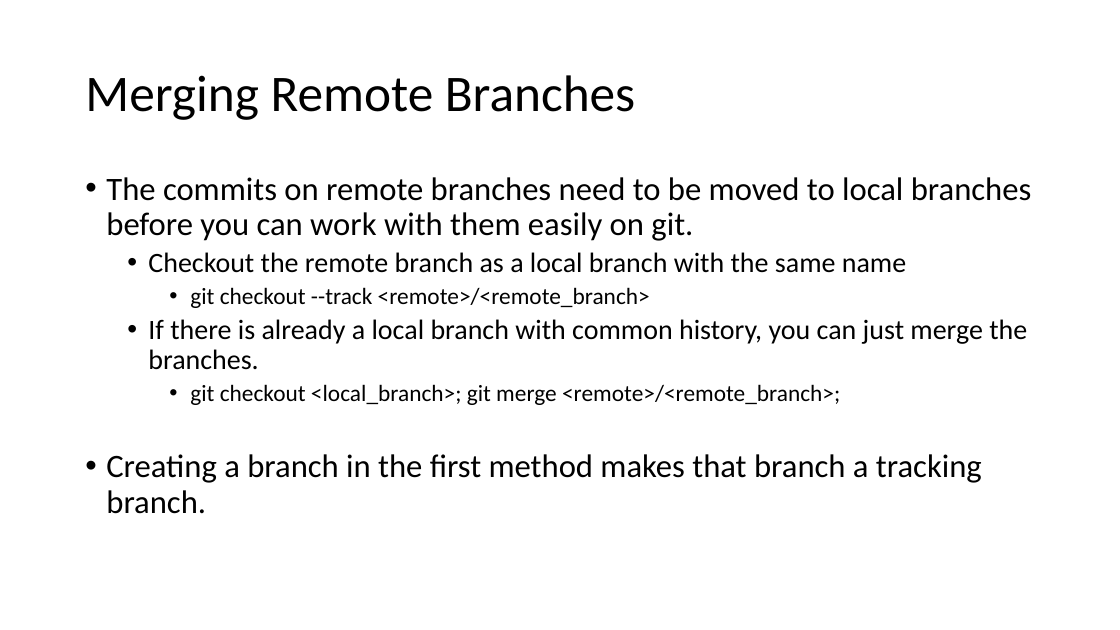
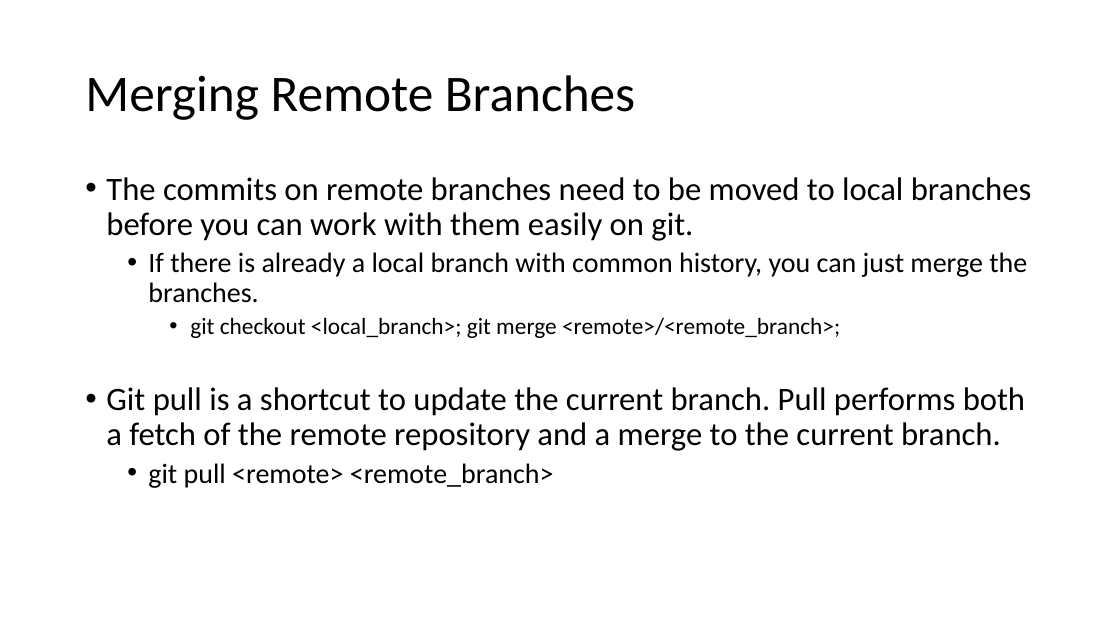
Before and after one commit to sabingautam16/git, a slide deck: slide 23 of Git.pptx (slide 20 before the commit). Drawn at 1120x630 pixels with LibreOffice and Linux fonts; fonts in the diff are those of the drawing. Boxes give left, top, right and bottom in pixels: in the first picture for what was removed or moved away, otherwise in the second. Text is boxed around its words. In the diff, an @@ line names an element or a change of style, - is before the commit and + after.

Commit message:
revised remote section

```diff
--- a/Git.pptx
+++ b/Git.pptx
@@ text at (148, 252, 906, 308): paragraphs removed @@
-  • Checkout the remote branch as a local branch with the same name
-    • git checkout --track <remote>/<remote_branch>
@@ text at (106, 387, 1025, 488): text changed @@
-• Creating a branch in the first method makes that branch a tracking branch.
+• Git pull is a shortcut to update the current branch. Pull performs both a fetch of the remote repository and a merge to the current branch.
+  • git pull <remote> <remote_branch>
```
Also in this commit, not shown: 1 other slide changed, 1 slide removed.
